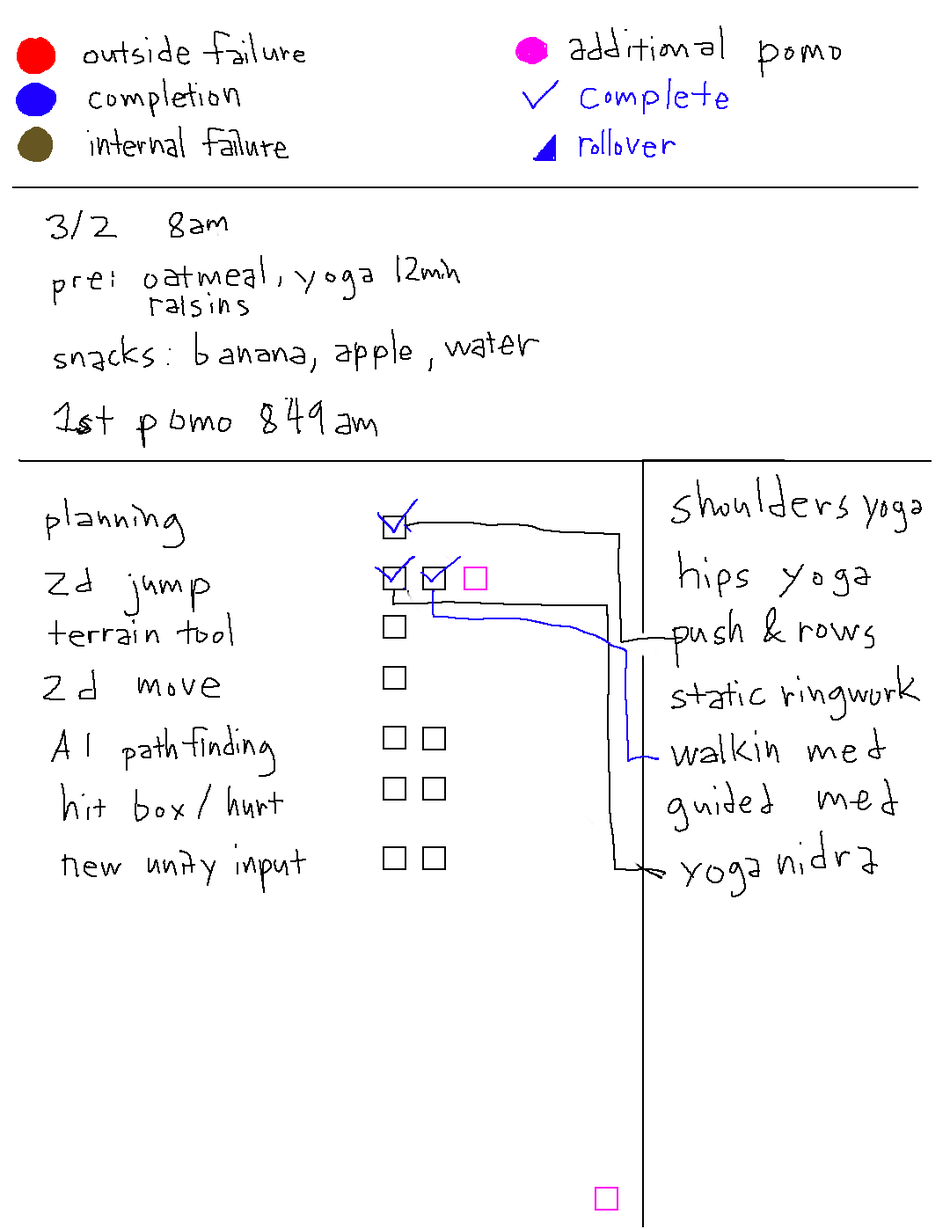
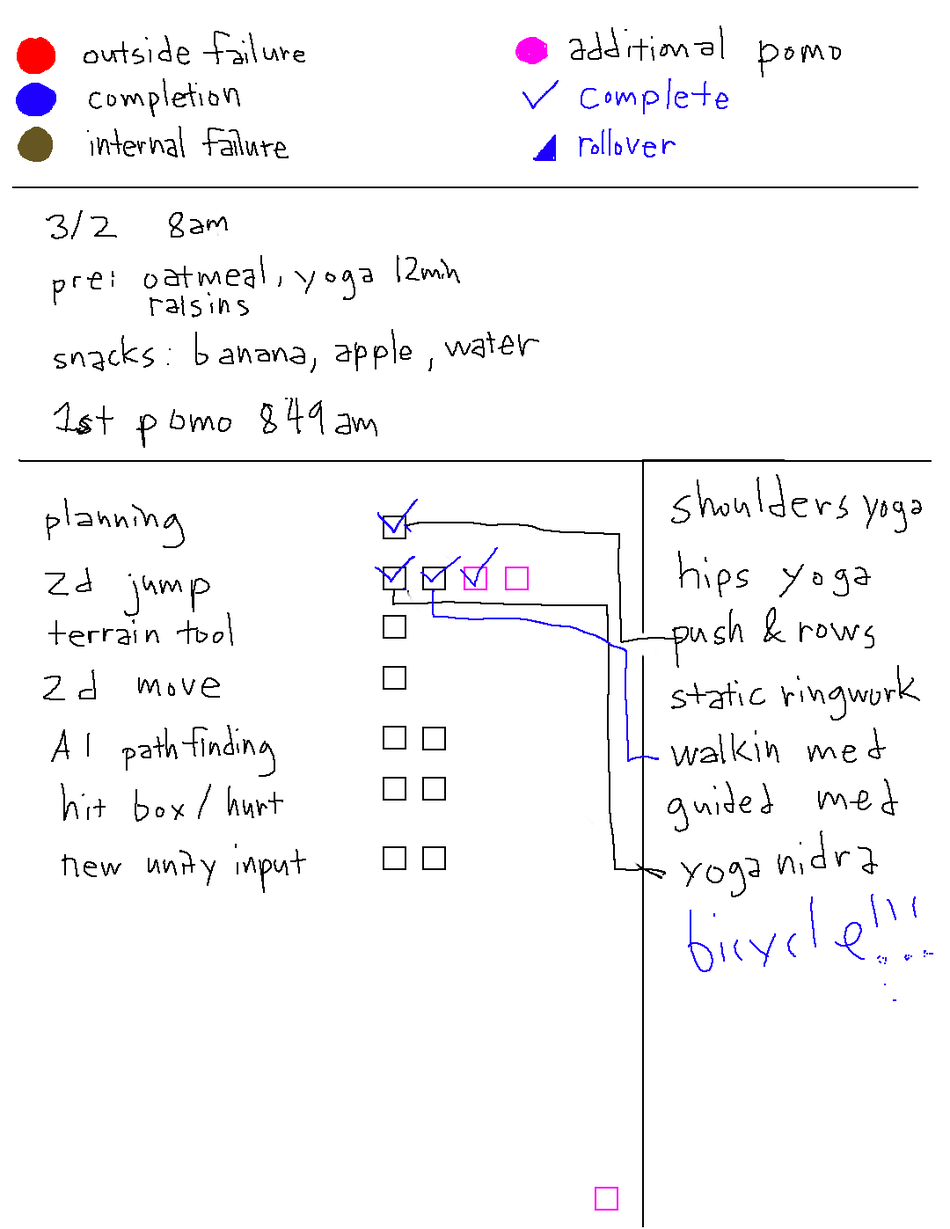
Layer changes from the first (950, 1229) image to the second:
painted on "words" (1st of 2, in "8/21" › "pomodoro") over [460, 547, 934, 1002]
added layer "checkbox copy 17" in group "checkBoxes" over [504, 566, 529, 591]
